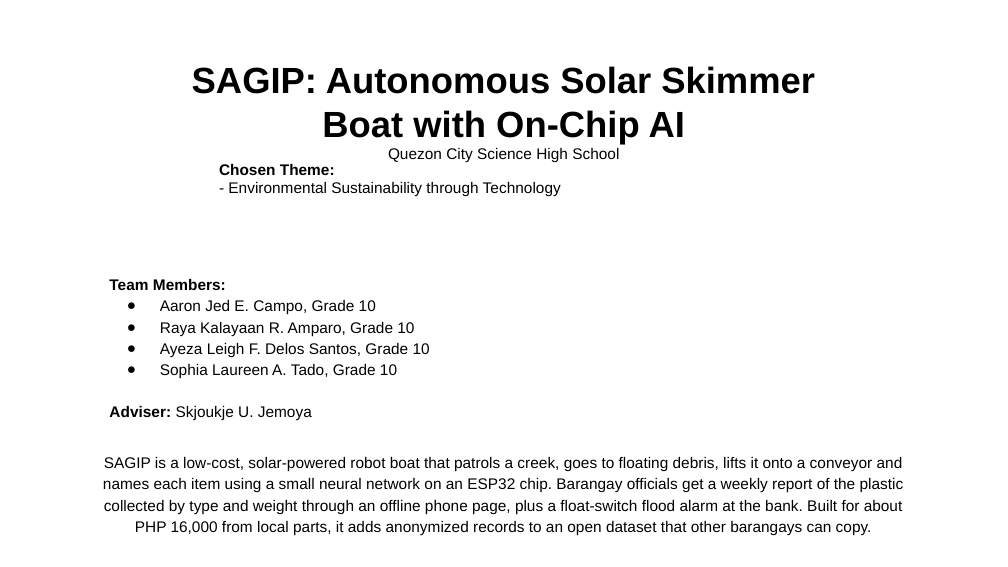
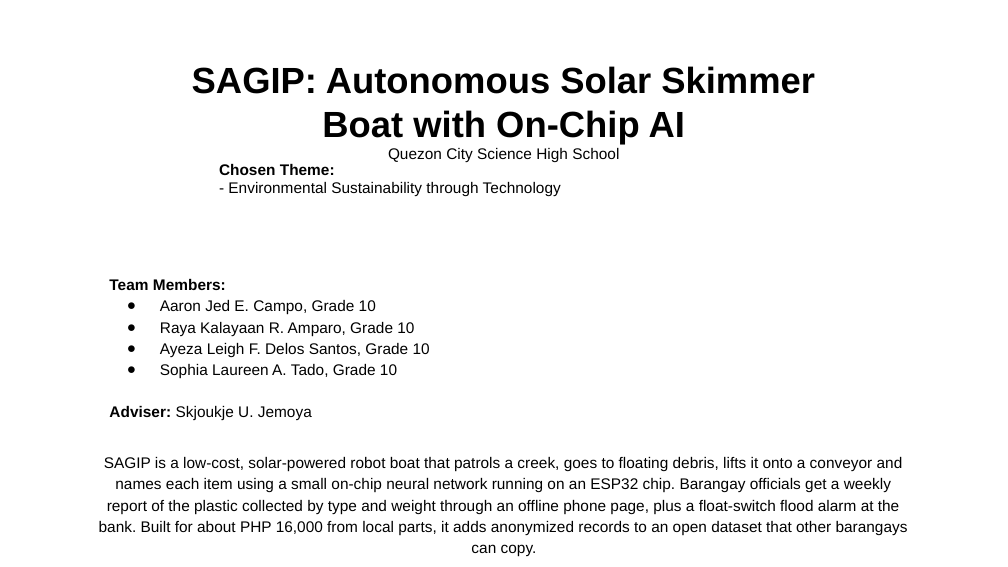
Before and after one commit to tmommu/research, a slide deck: slide 1 of sft_entry/SAGIP_SFT2026_Entry_PPT.pptx. Drawn at 1008x567 pixels with LibreOffice and Linux fonts; fonts in the diff are those of the drawing; background and template pictures are left out. Boxes give left, top, right and bottom in pixels: in the first picture for what was removed or moved away, otherwise in the second. Text is boxed around its words. In the diff, an @@ line names an element or a change of style, - is before the commit and + after.

```diff
--- a/sft_entry/SAGIP_SFT2026_Entry_PPT.pptx
+++ b/sft_entry/SAGIP_SFT2026_Entry_PPT.pptx
@@ text at box(99, 457, 908, 535): text changed @@
-SAGIP is a low-cost, solar-powered robot boat that patrols a creek, goes to floating debris, lifts it onto a conveyor and names each item using a small neural network on an ESP32 chip. Barangay officials get a weekly report of the plastic collected by type and weight through an offline phone page, plus a float-switch flood alarm at the bank. Built for about PHP 16,000 from local parts, it adds anonymized records to an open dataset that other barangays can copy.
+SAGIP is a low-cost, solar-powered robot boat that patrols a creek, goes to floating debris, lifts it onto a conveyor and names each item using a small on-chip neural network running on an ESP32 chip. Barangay officials get a weekly report of the plastic collected by type and weight through an offline phone page, plus a float-switch flood alarm at the bank. Built for about PHP 16,000 from local parts, it adds anonymized records to an open dataset that other barangays can copy.
```
Also in this commit, not shown: 8 other files.
